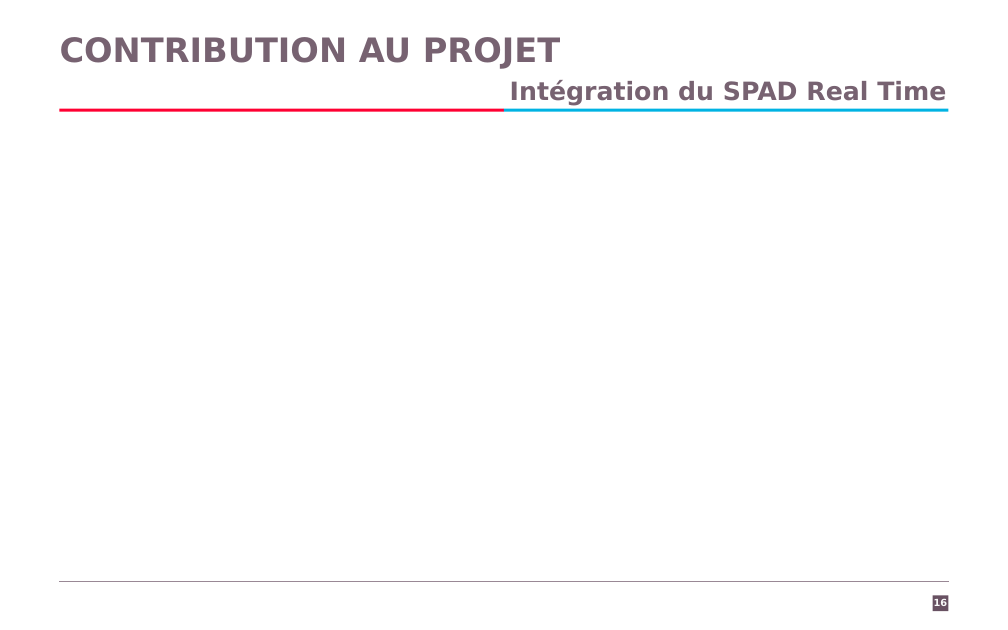
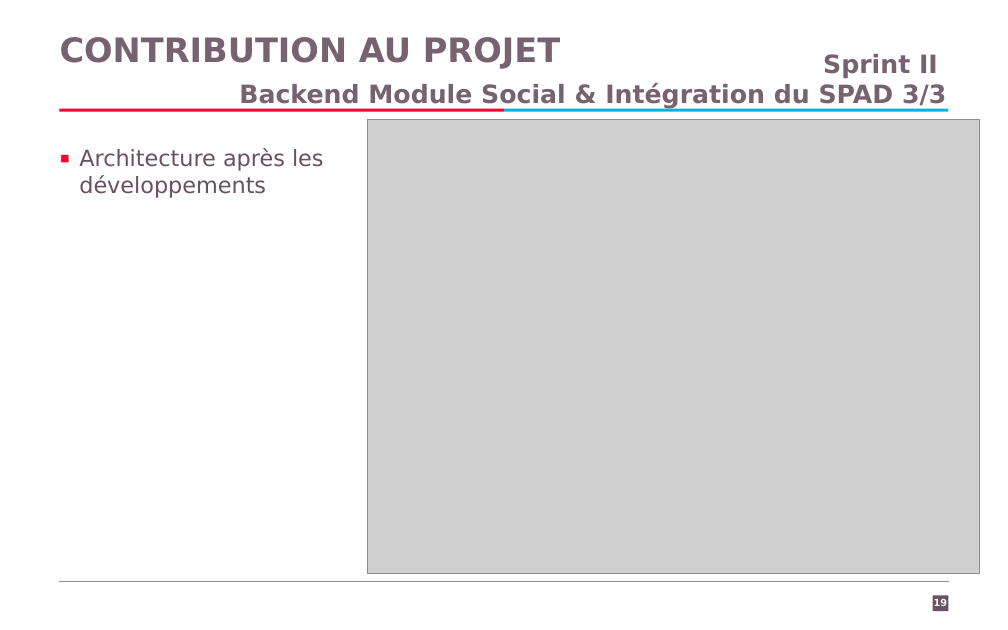
Before and after one commit to Kingsousse/Intership-Report-CRM, a slide deck: slide 19 of presentation.pptx (slide 16 before the commit). Drawn at 1008x630 pixels with LibreOffice and Linux fonts; fonts in the diff are those of the drawing; grey boxes stand for pictures; background and template pictures are left out. Boxes give left, top, right and bottom in pixels: in the first picture for what was removed or moved away, otherwise in the second. Text is boxed around its words. In the diff, an @@ line names an element or a change of style, - is before the commit and + after.

```diff
--- a/presentation.pptx
+++ b/presentation.pptx
@@ text at bbox=[239, 54, 946, 109]: text changed @@
-  Intégration du SPAD Real Time
+  Sprint II
+  Backend Module Social & Intégration du SPAD 3/3
@@ picture added at bbox=[367, 119, 980, 574] @@
@@ text added at bbox=[79, 148, 324, 198], 16 pt, text #685162 @@
+▪ Architecture après les développements
```
Also in this commit, not shown: 8 other slides changed, 6 slides added, 3 slides removed.
